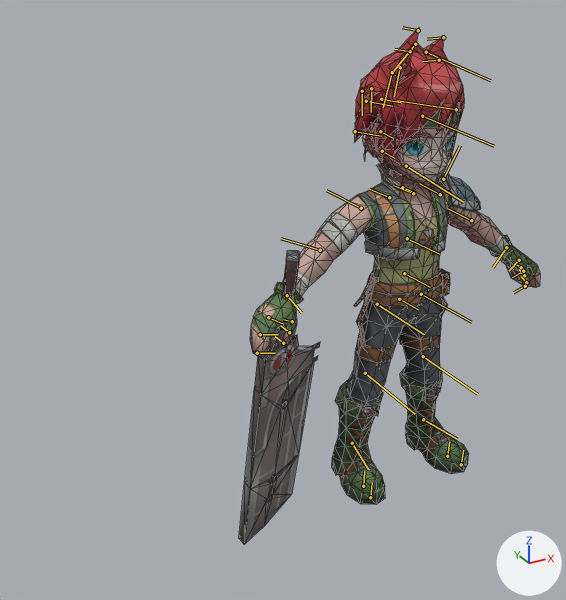
Renders of the FBX model Assets/GameResources/ArtResources/Characters/Pet/pet_206/Meshes/pet_206.FBX from each side of a commit.
Rendered twice from a 50 mm camera at (-1.65, -2.08, 1.86) aimed at (-0.39, 0.2, 0.72). The axes (+X, +Y, +Z) are drawn at lower right. The lights are the same throughout. Both versions are drawn at the pose saved in each file; the numbers are the values there. The bones that bend it are drawn over the model as lines. Mesh edges are drawn as thin lines.

The first picture shows 'pet_206'.
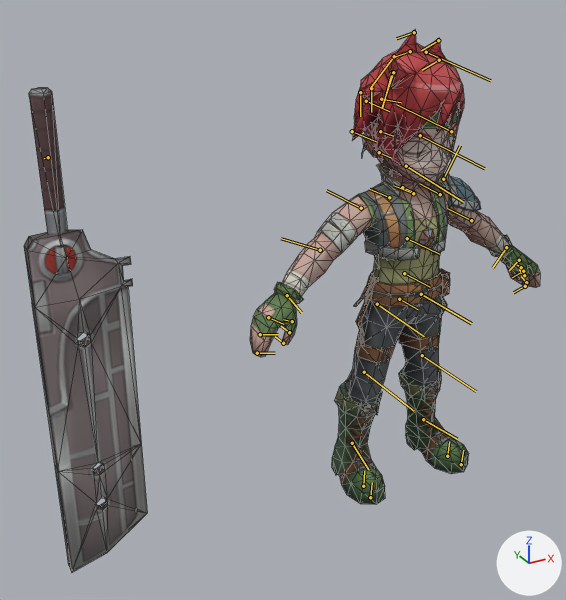
Where the change shows, as pixel boxes [x1, y1, x2, y2] in the pictures (566 x 600 px):
'pet_206', posed (71% wider): before [239, 28, 540, 544]; after [24, 30, 540, 572]
bone 'Bone002', root to tip: before (380, 131) to (393, 138); after (380, 131) to (393, 136)
bone 'Bone007', root to tip: before (366, 101) to (392, 106); after (366, 101) to (389, 111)
bone 'Bone004', root to tip: before (392, 72) to (383, 107); after (392, 72) to (382, 107)
bone 'Bone005', root to tip: before (400, 67) to (394, 96); after (393, 72) to (382, 107)
bone 'Bone011', root to tip: before (410, 51) to (394, 49); after (410, 51) to (393, 57)
bone 'Bone009', root to tip: before (439, 60) to (422, 61); after (439, 60) to (422, 70)
bone 'Bone017', root to tip: before (422, 116) to (494, 146); after (420, 135) to (484, 168)
bone 'Bone017(mirrored)', root to tip: before (456, 109) to (396, 100); after (451, 131) to (396, 104)
bone 'Bip001 L Thigh', root to tip: before (421, 294) to (471, 322); after (421, 294) to (471, 323)
bone 'Bip001 L Calf', root to tip: before (423, 356) to (477, 394); after (422, 355) to (476, 391)
bone 'Bip001 R Thigh', root to tip: before (377, 304) to (424, 334); after (377, 304) to (424, 336)
bone 'Bip001 R Calf', root to tip: before (365, 373) to (415, 414); after (364, 372) to (414, 411)
bone 'Bip001 Prop1', root to tip: before (287, 295) to (284, 296); after (48, 157) to (44, 158)

Diff of the bpy script that builds the scene:
```diff
--- a/Assets/GameResources/ArtResources/Characters/Pet/pet_206/Meshes/pet_206.FBX.py
+++ b/Assets/GameResources/ArtResources/Characters/Pet/pet_206/Meshes/pet_206.FBX.py
@@ bone_bone002 @@
 bone_bone002 = bpy.data.objects['Bip001'].pose.bones['Bone002']  # child of 'Bone001'
-bone_bone002.rotation_quaternion = (0.992, 0.002, 0.117, -0.046)  # degrees (0, 13, -5)
+bone_bone002.rotation_quaternion = (1.0, 0.0, 0.0, 0.0)  # degrees (0, 0, 0)
@@ bone_bone007 @@
 bone_bone007 = bpy.data.objects['Bip001'].pose.bones['Bone007']  # child of 'Bip001 Head'
-bone_bone007.rotation_quaternion = (0.994, 0.01, 0.059, 0.091)  # degrees (2, 7, 11)
+bone_bone007.rotation_quaternion = (1.0, 0.0, 0.0, 0.0)  # degrees (0, 0, 0)
@@ bone_bone004 @@
 bone_bone004 = bpy.data.objects['Bip001'].pose.bones['Bone004']  # child of 'Bip001 Head'
-bone_bone004.rotation_quaternion = (0.994, 0.0, -0.072, -0.085)  # degrees (1, -8, -10)
+bone_bone004.rotation_quaternion = (1.0, 0.0, 0.0, 0.0)  # degrees (0, 0, 0)
@@ bone_bone005 @@
 bone_bone005 = bpy.data.objects['Bip001'].pose.bones['Bone005']  # child of 'Bone004'
-bone_bone005.rotation_quaternion = (0.993, 0.004, -0.093, -0.075)  # degrees (1, -11, -9)
+bone_bone005.rotation_quaternion = (1.0, 0.0, 0.0, 0.0)  # degrees (0, 0, 0)
@@ bone_bone011 @@
 bone_bone011 = bpy.data.objects['Bip001'].pose.bones['Bone011']  # child of 'Bip001 Head'
-bone_bone011.rotation_quaternion = (0.976, -0.013, 0.091, -0.196)  # degrees (-4, 10, -23)
+bone_bone011.rotation_quaternion = (1.0, 0.0, 0.0, 0.0)  # degrees (0, 0, 0)
@@ bone_bone009 @@
 bone_bone009 = bpy.data.objects['Bip001'].pose.bones['Bone009']  # child of 'Bip001 Head'
-bone_bone009.rotation_quaternion = (0.98, -0.007, 0.05, -0.193)  # degrees (-2, 6, -22)
+bone_bone009.rotation_quaternion = (1.0, 0.0, 0.0, 0.0)  # degrees (0, 0, 0)
@@ bone_bone017 @@
 bone_bone017 = bpy.data.objects['Bip001'].pose.bones['Bone017']  # child of 'Bip001 Head'
-bone_bone017.location = (-6.4, 0.3, 0.0)
-bone_bone017.rotation_quaternion = (0.999, -0.035, 0.0, 0.0)  # degrees (-4, 0, 0)
+bone_bone017.location = (0.0, 0.0, 0.0)
+bone_bone017.rotation_quaternion = (1.0, 0.0, 0.0, 0.0)  # degrees (0, 0, 0)
@@ bone_bone017_mirrored @@
 bone_bone017_mirrored = bpy.data.objects['Bip001'].pose.bones['Bone017(mirrored)']  # child of 'Bip001 Head'
-bone_bone017_mirrored.location = (-7.3, 0.0, 0.0)
-bone_bone017_mirrored.rotation_quaternion = (0.994, -0.005, 0.059, -0.092)  # degrees (-1, 7, -11)
+bone_bone017_mirrored.location = (0.0, 0.0, 0.0)
+bone_bone017_mirrored.rotation_quaternion = (1.0, 0.0, 0.0, 0.0)  # degrees (0, 0, 0)
@@ bone_bip001_l_thigh @@
 bone_bip001_l_thigh = bpy.data.objects['Bip001'].pose.bones['Bip001 L Thigh']  # child of 'Bip001 Spine'
-bone_bip001_l_thigh.rotation_quaternion = (1.0, 0.0, 0.0, 0.013)  # degrees (0, 0, 1)
+bone_bip001_l_thigh.rotation_quaternion = (1.0, 0.0, 0.0, 0.0)  # degrees (0, 0, 0)
@@ bone_bip001_l_calf @@
 bone_bip001_l_calf = bpy.data.objects['Bip001'].pose.bones['Bip001 L Calf']  # child of 'Bip001 L Thigh'
-bone_bip001_l_calf.rotation_quaternion = (1.0, 0.0, 0.0, -0.024)  # degrees (0, 0, -3)
+bone_bip001_l_calf.rotation_quaternion = (1.0, 0.0, 0.0, 0.0)  # degrees (0, 0, 0)
@@ bone_bip001_r_thigh @@
 bone_bip001_r_thigh = bpy.data.objects['Bip001'].pose.bones['Bip001 R Thigh']  # child of 'Bip001 Spine'
-bone_bip001_r_thigh.rotation_quaternion = (1.0, 0.0, 0.0, 0.013)  # degrees (0, 0, 1)
+bone_bip001_r_thigh.rotation_quaternion = (1.0, 0.0, 0.0, 0.0)  # degrees (0, 0, 0)
@@ bone_bip001_r_calf @@
 bone_bip001_r_calf = bpy.data.objects['Bip001'].pose.bones['Bip001 R Calf']  # child of 'Bip001 R Thigh'
-bone_bip001_r_calf.rotation_quaternion = (1.0, 0.0, 0.0, -0.024)  # degrees (0, 0, -3)
+bone_bip001_r_calf.rotation_quaternion = (1.0, 0.0, 0.0, 0.0)  # degrees (0, 0, 0)
@@ bone_bip001_prop1 @@
 bone_bip001_prop1 = bpy.data.objects['Bip001'].pose.bones['Bip001 Prop1']
-bone_bip001_prop1.location = (0.0, -70.4, 56.5)
-bone_bip001_prop1.rotation_quaternion = (0.984, 0.04, -0.146, -0.098)  # degrees (6, -16, -12)
+bone_bip001_prop1.location = (0.0, 0.0, 0.0)
+bone_bip001_prop1.rotation_quaternion = (1.0, 0.0, 0.0, 0.0)  # degrees (0, 0, 0)
```
